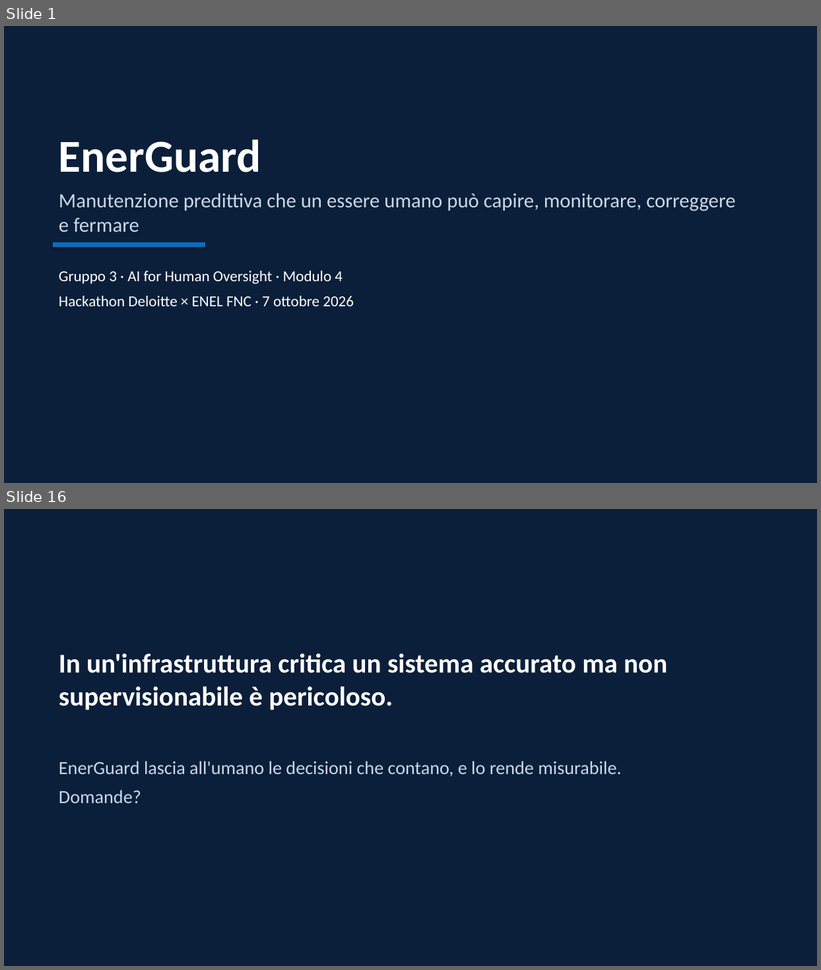
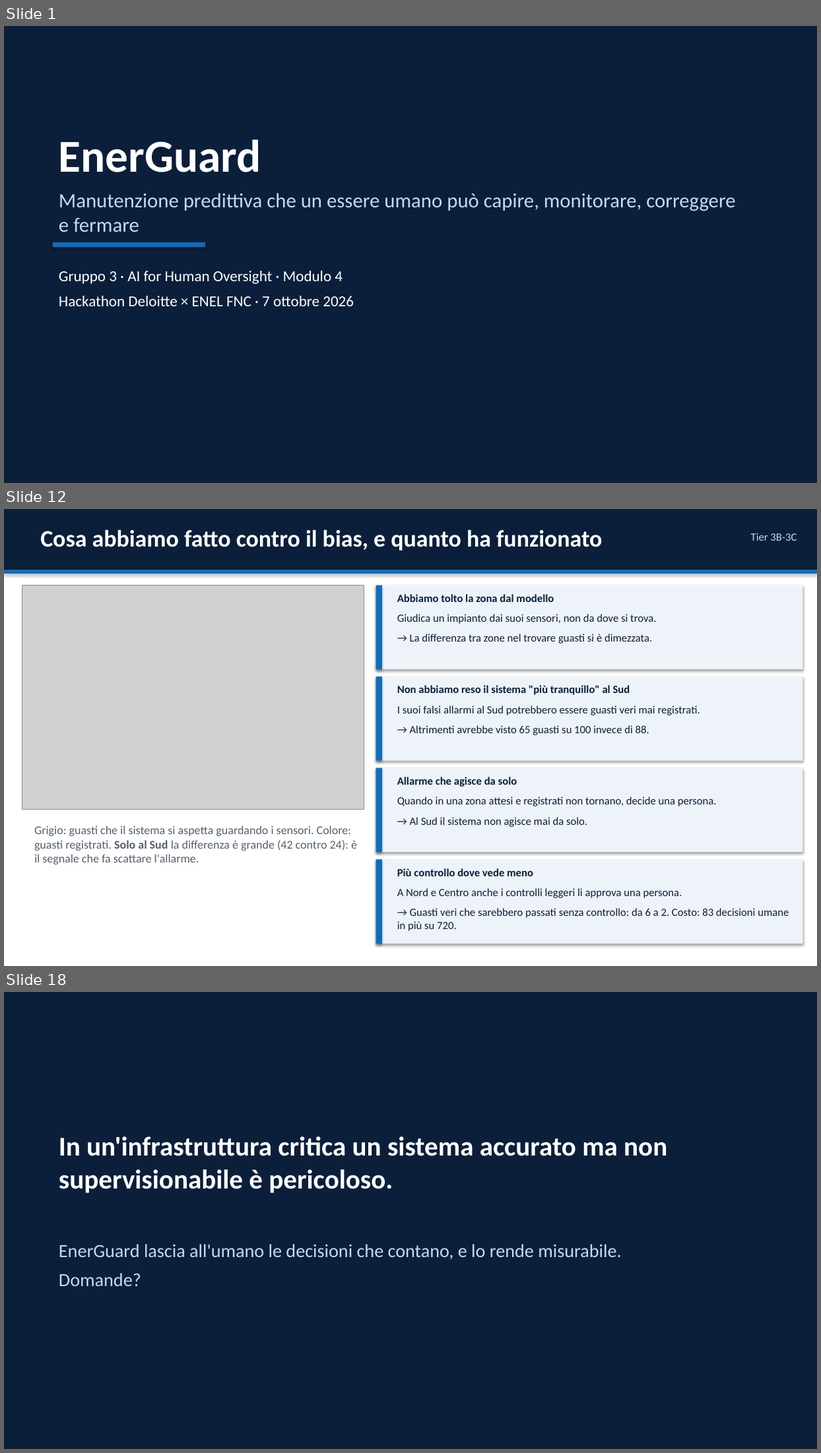
Before and after one commit to GuidoMerliniEnel/ai-act-hackaton, a slide deck: consegna/EnerGuard_Presentazione.pptx. Shown one above the other, each under a label of ours: slides 1 and 16 before the commit, slides 1, 12 and 18 after it; the slides between them are not shown. The pictures are 821x970 and 821x1453 pixels, drawn with LibreOffice and Linux fonts; fonts in the diff are those of the drawing; grey boxes stand for pictures. Boxes give left, top, right and bottom in pixels: in the first picture for what was removed or moved away, otherwise in the second. Text is boxed around its words. In the diff, an @@ line names an element or a change of style, - is before the commit and + after.

```diff
--- a/consegna/EnerGuard_Presentazione.pptx
+++ b/consegna/EnerGuard_Presentazione.pptx
@@ slide 12 added at [4,509,817,966], background #FFFFFF @@
@@ rectangle added at [4,509,817,570], fill #0B1F3A @@
@@ text added at [40,529,602,551], 28 pt, text #FFFFFF, bold @@
+Cosa abbiamo fatto contro il bias, e quanto ha funzionato
@@ text added at [751,533,797,541], 13 pt, text #C9D8EA @@
+Tier 3B-3C
@@ rectangle added at [4,570,817,574], fill #0F6CBD @@
@@ picture added at [22,586,364,810] @@
@@ rectangle added at [376,586,803,669], fill #EEF3F9 @@
@@ rectangle added at [376,586,382,669], fill #0F6CBD @@
@@ text added at [397,594,656,644], 13 pt, text #0B1F3A @@
+Abbiamo tolto la zona dal modello
+Giudica un impianto dai suoi sensori, non da dove si trova.
+→ La differenza tra zone nel trovare guasti si è dimezzata.
@@ rectangle added at [376,677,803,761], fill #EEF3F9 @@
@@ rectangle added at [376,677,382,761], fill #0F6CBD @@
@@ text added at [397,685,700,735], 13 pt, text #0B1F3A @@
+Non abbiamo reso il sistema "più tranquillo" al Sud
+I suoi falsi allarmi al Sud potrebbero essere guasti veri mai registrati.
+→ Altrimenti avrebbe visto 65 guasti su 100 invece di 88.
@@ rectangle added at [376,768,803,852], fill #EEF3F9 @@
@@ rectangle added at [376,768,382,852], fill #0F6CBD @@
@@ text added at [397,777,717,827], 13 pt, text #0B1F3A @@
+Allarme che agisce da solo
+Quando in una zona attesi e registrati non tornano, decide una persona.
+→ Al Sud il sistema non agisce mai da solo.
@@ text added at [34,826,357,865], 14 pt, text #555F6D @@
+Grigio: guasti che il sistema si aspetta guardando i sensori. Colore: guasti registrati. Solo al Sud la differenza è grande (42 contro 24): è il segnale che fa scattare l'allarme.
@@ rectangle added at [376,859,803,944], fill #EEF3F9 @@
@@ rectangle added at [376,859,382,944], fill #0F6CBD @@
@@ text added at [397,869,789,931], 13 pt, text #0B1F3A @@
+Più controllo dove vede meno
+A Nord e Centro anche i controlli leggeri li approva una persona.
+→ Guasti veri che sarebbero passati senza controllo: da 6 a 2. Costo: 83 decisioni umane in più su 720.
@@ what was slide 16 is now slide 18 @@
```
Also in this commit, not shown: 5 slides changed, 10 other slides added, 9 slides removed, 5 other files.
